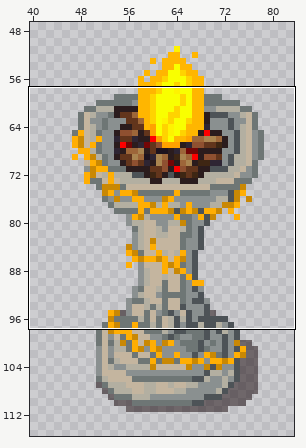
Pixel-art file: EECS494-P3/Assets/Aesthetics/Sprites/AsepriteFiles/altar.aseprite. Above, an overview of the earlier version with the close-up marked.
Close-up. Before the commit:
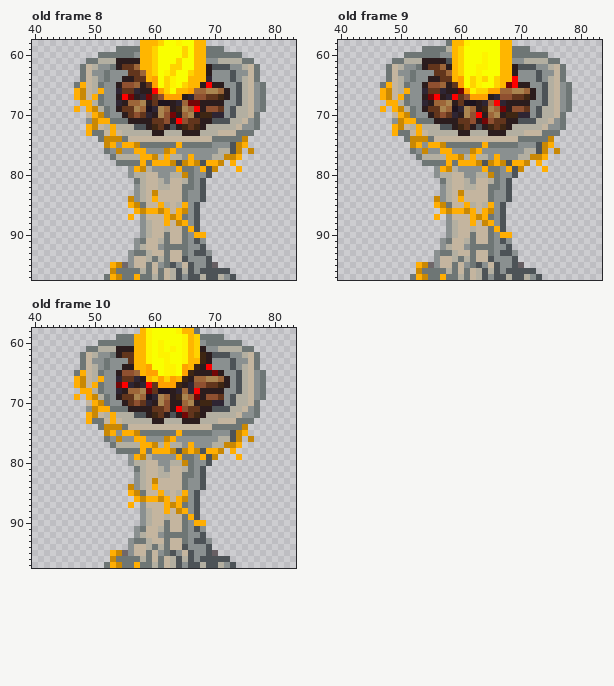
128x128 pixels, 13 frames. Shown: old frame 8: x 40..83, y 58..97; old frame 9: x 40..83, y 58..97; old frame 10: x 40..83, y 58..97. The wide view leaves out empty margins. The commit also changed other frames or places, which this record leaves out.
The result:
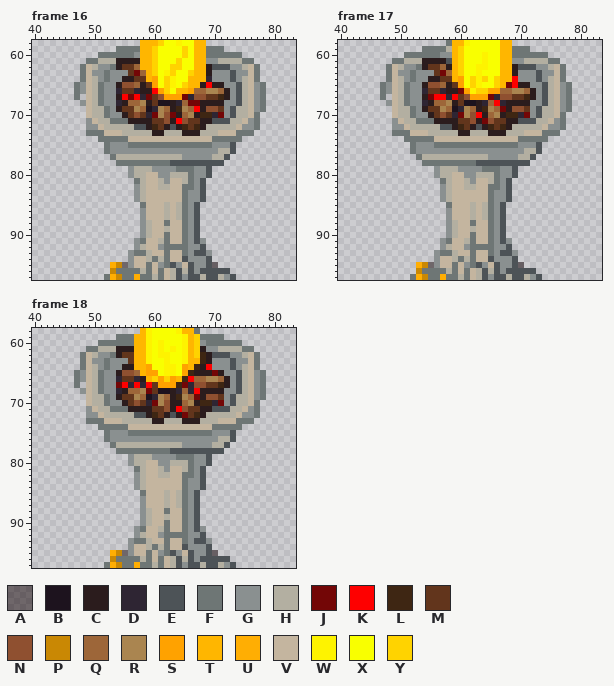
Palette (. is transparent): A #1000047f  B #1d131e  C #2b1c1d  D #2e2533  E #4d5357  F #6e7675  G #8a9090  H #b3afa1  J #730606  K #fe0000  L #3e2613  M #62351c  N #8f5030  P #c98804  Q #9d6639  R #aa8550  S #ffa200  T #ffb600  U #ffae03  V #c4b59f  W #fef300  X #f9ff00  Y #ffd300
A new or re-ordered frame is compared with the old frame closest to it.
The exact change:
frames 13 -> 19
Changed rows in their new state; - is an unchanged pixel.
Frame 16 is new; against old frame 8, layers "Thorns", "Flame":
first column x 47:
63 ----------J-------------------
65 -G----------------------------
66 FG--F-------------------------
67 F.-H------K-------J-----------
68 -GV---------------------------
69 .-VH--------------------------
70 ---HH--------J----------J-----
71 ---VHH------------------------
72 --GG--H-----------------------
73 --F---V-----------------------
74 -----FFF--------------------.-
75 -----FG-GFF------F---------..-
76 -------G--GG---GG----------.-.
77 -----------HHH-H---G-----E..--
78 -----------F-FFFE-EEE-EEE-.---
79 ----------HH-----F---G-.---.--
80 ------------------H-----------
83 -------------V----------------
84 ---------.---V----------------
85 ---------..---V---F-----------
86 ----------.GVVVH-HF-----------
87 ---------.-----HVH------------
88 ---------------F-VF-----------
89 -------------------G----------
90 --------------------E.--------
Frame 17 is new; against old frame 9, layers "Thorns", "Flame": the same change as frame 16
Frame 18 is new; against old frame 10, layers "Thorns", "Flame":
first column x 47:
65 -G----------------------------
66 FG--F--------------K----------
67 F.-H------K-------J-----------
68 -GV---------------------------
69 .-VH--------------------------
70 ---HH--------J----------J-----
71 ---VHH------------------------
72 --GG--H-----------------------
73 --F---V-----------------------
74 -----FFF--------------------.-
75 -----FG-GFF------F---------..-
76 -------G--GG---GG----------.-.
77 -----------HHH-H---G-----E..--
78 -----------F-FFFE-EEE-EEE-.---
79 ----------HH-----F---G-.---.--
80 ------------------H-----------
83 -------------V----------------
84 ---------.---V----------------
85 ---------..---V---F-----------
86 ----------.GVVVH-HF-----------
87 ---------.-----HVH------------
88 ---------------F-VF-----------
89 -------------------G----------
90 --------------------E.--------
Where, in picture pixels (left, top, right, bottom), the same in both close-ups:
changed: (134, 70, 140, 76)
changed: (74, 82, 254, 238)
changed: (440, 70, 446, 76)
changed: (380, 82, 560, 238)
changed: (74, 370, 254, 526)
